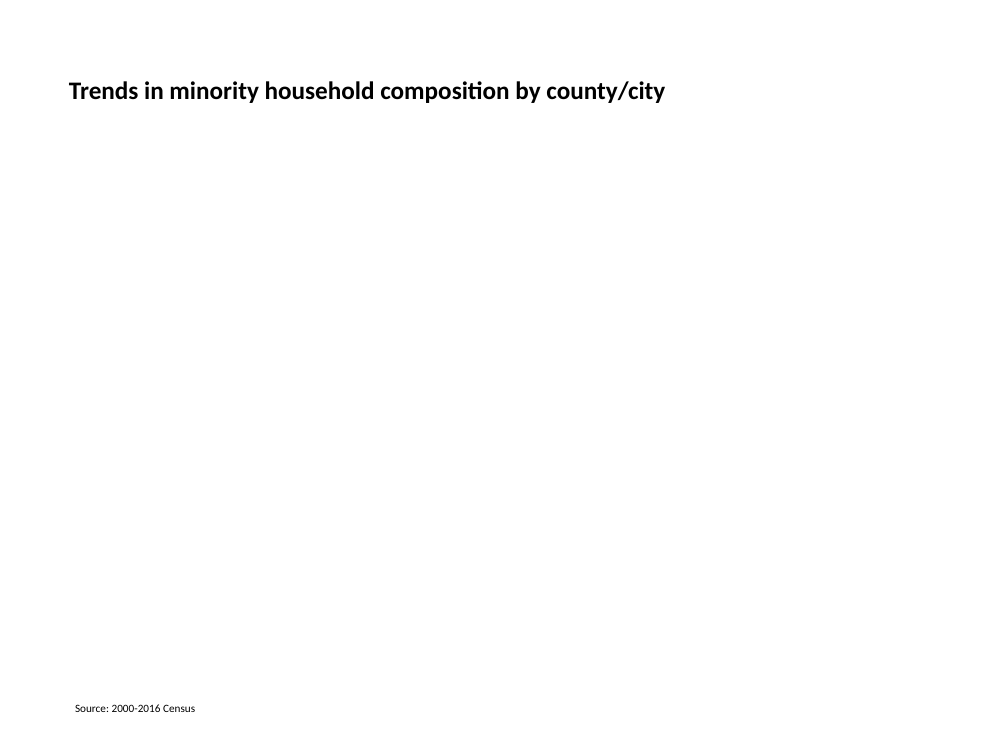
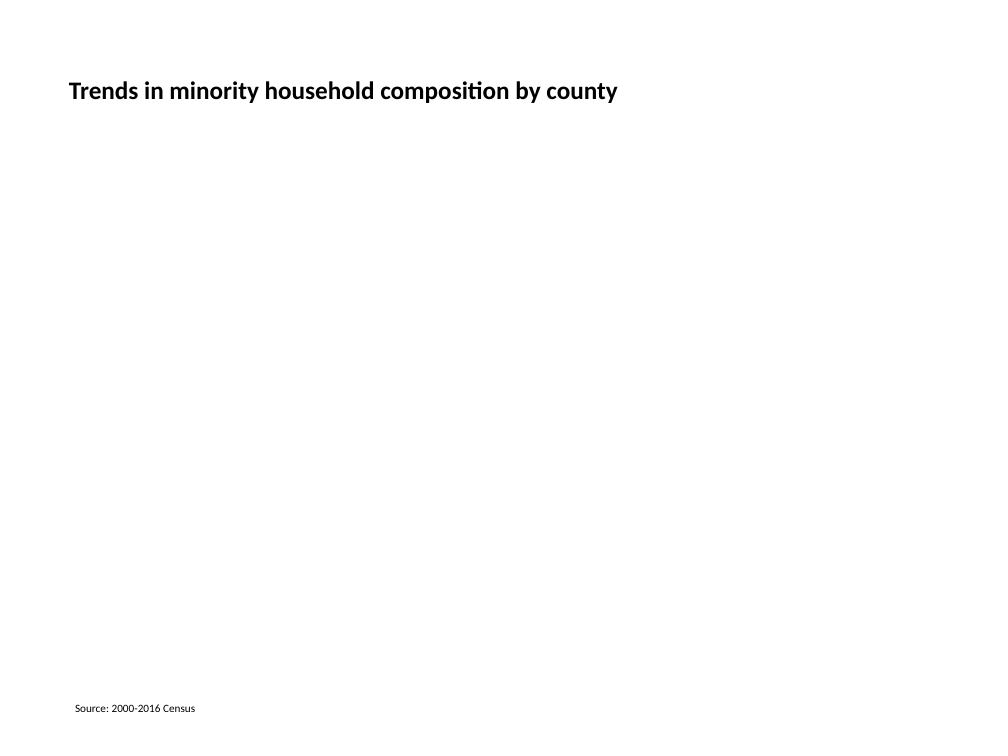
Before and after one commit to kadzema/InternationalSchoolsUS, a slide deck: slide 7 of PowerPoint/International_Schools_DRAFT 13122017.pptx. Drawn at 1008x756 pixels with LibreOffice and Linux fonts; fonts in the diff are those of the drawing. Boxes give left, top, right and bottom in pixels: in the first picture for what was removed or moved away, otherwise in the second. Text is boxed around its words. In the diff, an @@ line names an element or a change of style, - is before the commit and + after.

```diff
--- a/PowerPoint/International_Schools_DRAFT 13122017.pptx
+++ b/PowerPoint/International_Schools_DRAFT 13122017.pptx
@@ title at [69,81,617,103]: text changed @@
-Trends in minority household composition by county/city
+Trends in minority household composition by county
```
Also in this commit, not shown: 11 other slides changed, 2 other files.
